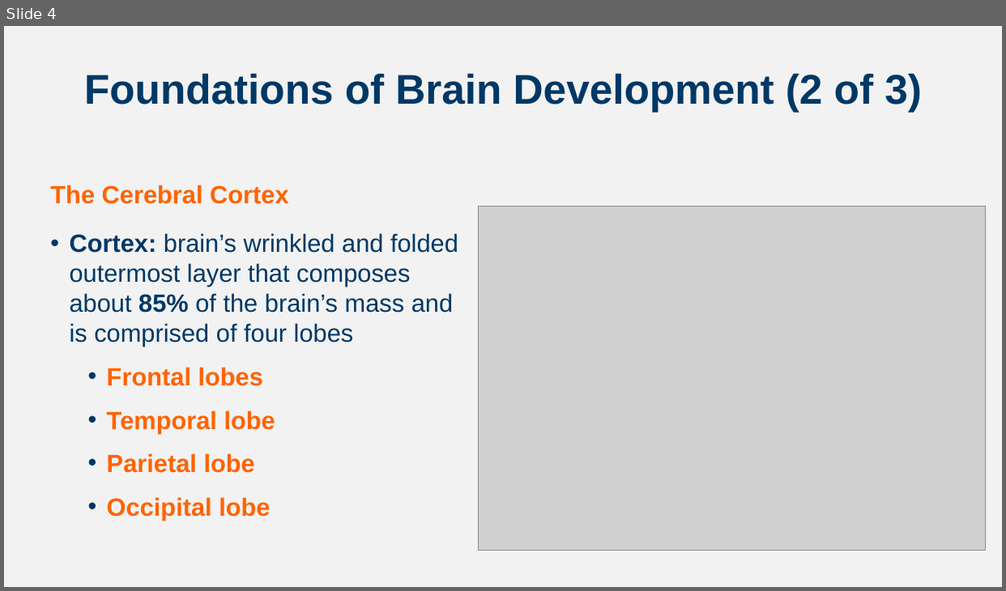
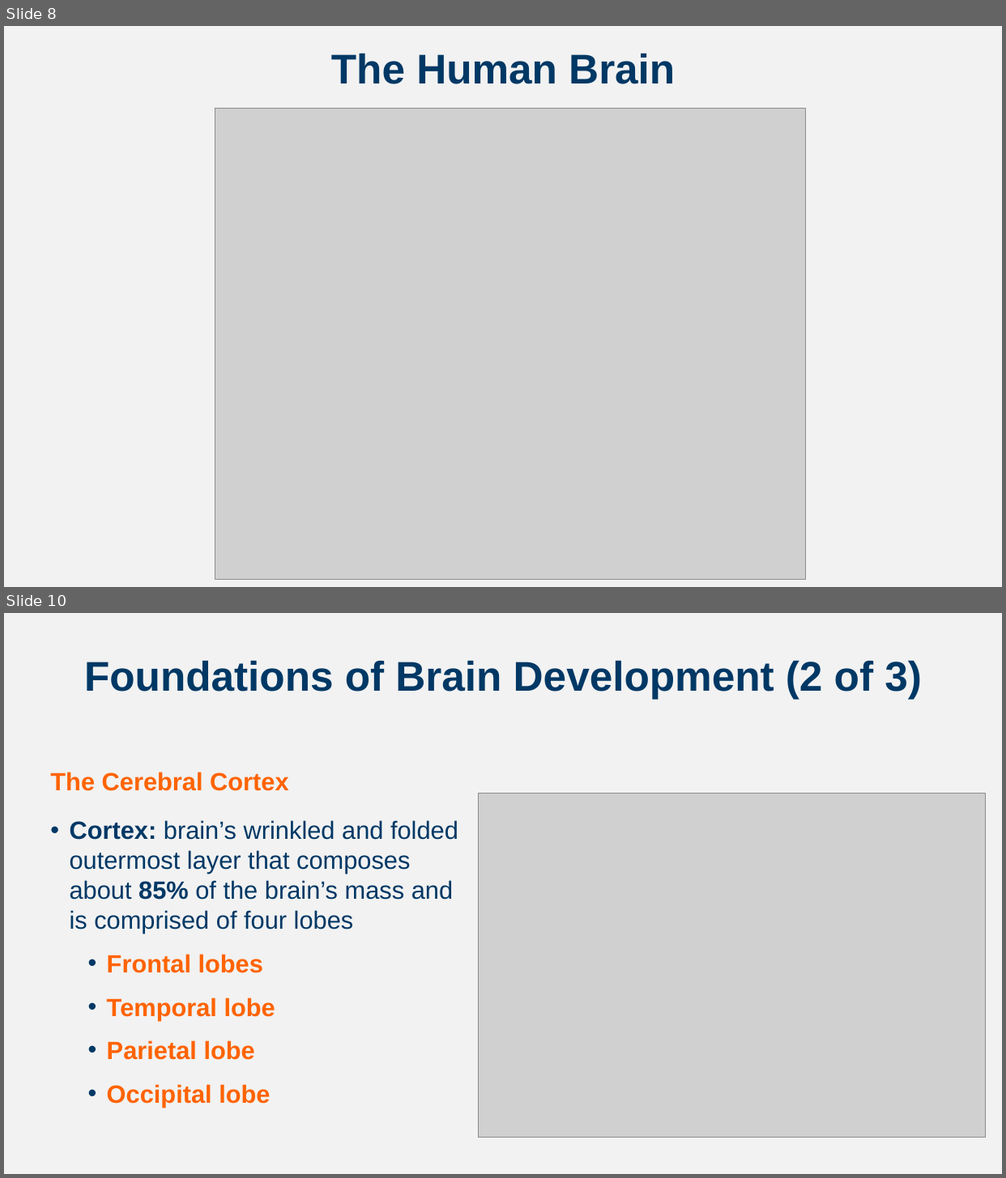
Before and after one commit to npm27/Teaching-Materials, a slide deck: Developmental Fall 24/Slides/Chapter 4.pptx. Shown one above the other, each under a label of ours: slide 4 before the commit, slides 8 and 10 after it; the slides between them are not shown. The pictures are 1006x591 and 1006x1178 pixels, drawn with LibreOffice and Linux fonts; fonts in the diff are those of the drawing; grey boxes stand for pictures. Boxes give left, top, right and bottom in pixels: in the first picture for what was removed or moved away, otherwise in the second. Text is boxed around its words. In the diff, an @@ line names an element or a change of style, - is before the commit and + after.

```diff
--- a/Developmental Fall 24/Slides/Chapter 4.pptx
+++ b/Developmental Fall 24/Slides/Chapter 4.pptx
@@ slide 8 added at box(4, 26, 1002, 587), background #F2F2F2 @@
@@ title added at box(331, 53, 675, 84), 40 pt, text #003865, bold @@
+The Human Brain
@@ picture added at box(215, 109, 806, 581) @@
@@ what was slide 4 is now slide 10 @@
```
Also in this commit, not shown: 6 slides changed, 15 other slides added, 1 other file.
